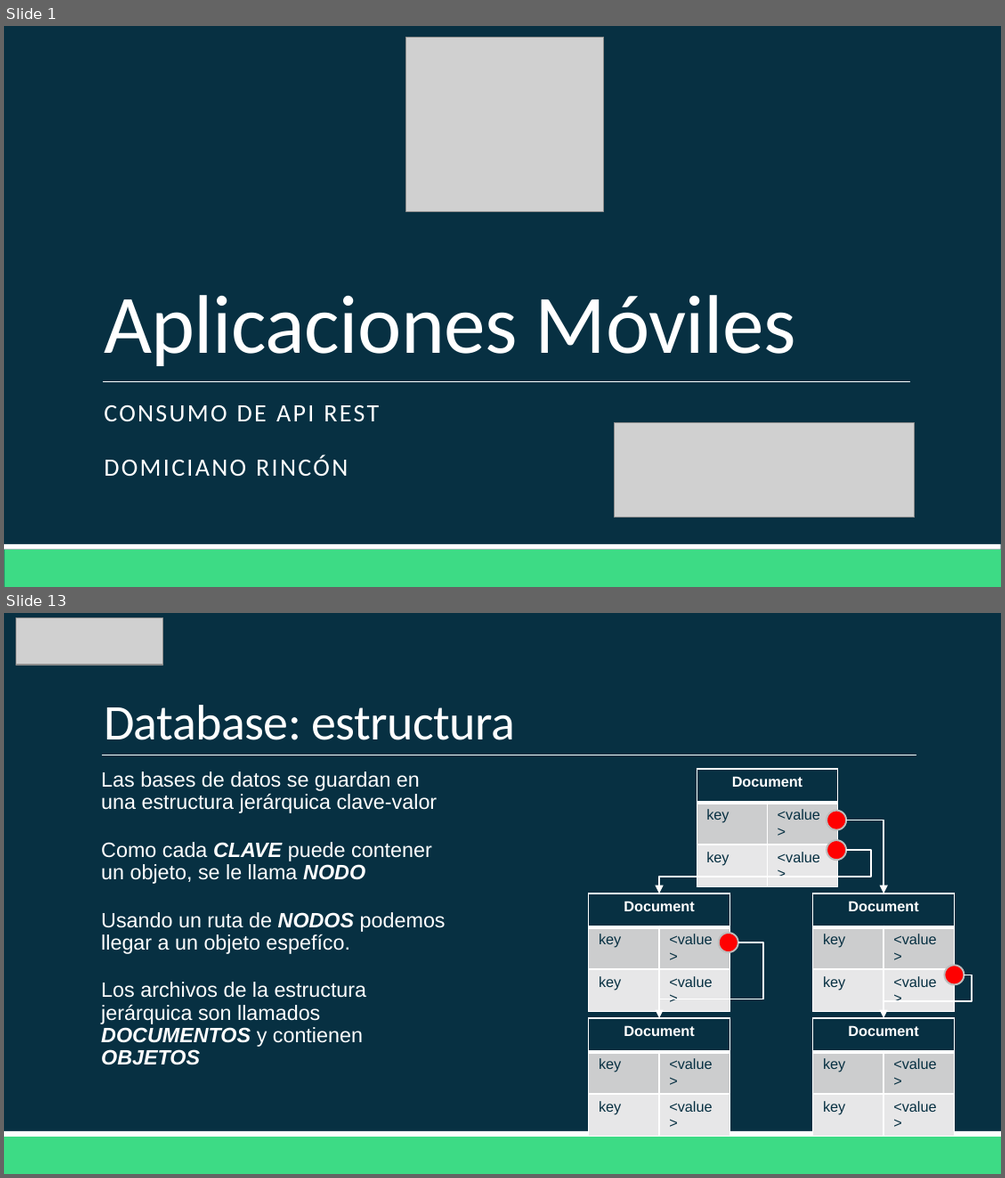
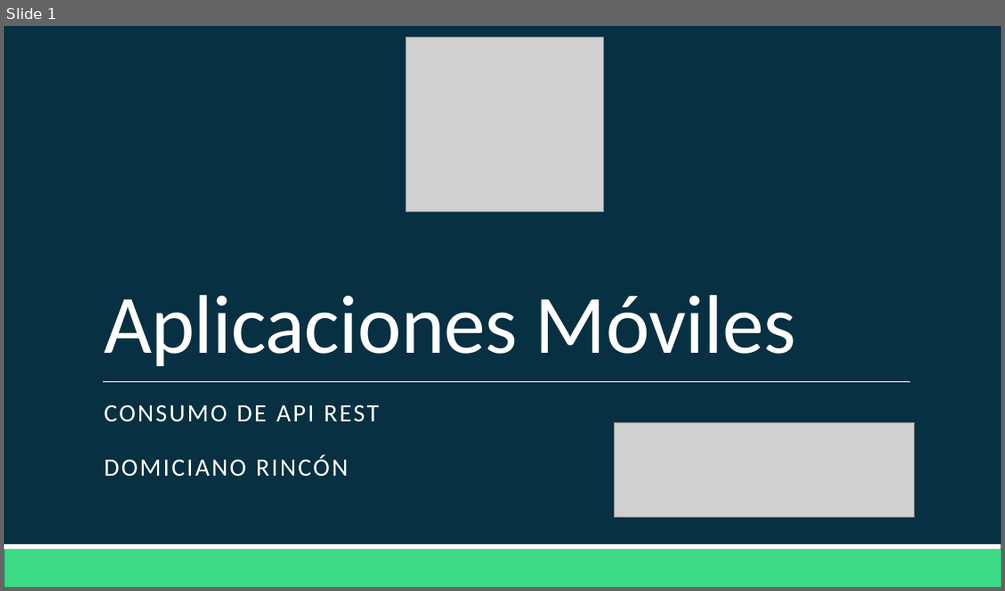
Before and after one commit to Domiciano/AppMoviles201, a slide deck: Clase 12/Clase 12.pptx. Shown one above the other, each under a label of ours: slides 1 and 13 before the commit, slide 1 after it; the slides between them are not shown. The pictures are 1005x1178 and 1005x591 pixels, drawn with LibreOffice and Linux fonts; fonts in the diff are those of the drawing; grey boxes stand for pictures. Boxes give left, top, right and bottom in pixels: in the first picture for what was removed or moved away, otherwise in the second. Text is boxed around its words. In the diff, an @@ line names an element or a change of style, - is before the commit and + after.

```diff
--- a/Clase 12/Clase 12.pptx
+++ b/Clase 12/Clase 12.pptx
@@ slide 13 removed at (4,613,1001,1174), background #073042; not listed: 2 template elements that a slide beside it also shows @@
@@ picture removed at (16,618,163,665) @@
@@ title removed at (104,705,516,740) @@
-Database: estructura
@@ text removed at (101,771,445,1065) @@
-  Las bases de datos se guardan en una estructura jerárquica clave-valor
-  Como cada CLAVE puede contener un objeto, se le llama NODO
-  Usando un ruta de NODOS podemos llegar a un objeto espefíco.
-  Los archivos de la estructura jerárquica son llamados DOCUMENTOS y contienen OBJETOS
@@ line removed from (102, 755) to (916, 755) @@
@@ table removed at (696,769,838,869), 3 rows, 2 columns @@
-Document | 
-key | <value>
-key | <value>
@@ ellipse removed at (826,811,846,830) @@
@@ elbow arrow removed from (846, 820) to (883, 893) @@
@@ elbow arrow removed from (846, 851) to (659, 893) @@
@@ ellipse removed at (826,840,846,860) @@
@@ table removed at (588,893,729,994), 3 rows, 2 columns @@
-Document | 
-key | <value>
-key | <value>
@@ table removed at (812,893,954,994), 3 rows, 2 columns @@
-Document | 
-key | <value>
-key | <value>
@@ elbow arrow removed from (737, 942) to (659, 1018) @@
@@ ellipse removed at (719,933,738,953) @@
@@ elbow arrow removed from (964, 975) to (883, 1018) @@
@@ ellipse removed at (944,965,964,985) @@
@@ table removed at (588,1018,729,1119), 3 rows, 2 columns @@
-Document | 
-key | <value>
-key | <value>
@@ table removed at (812,1018,954,1119), 3 rows, 2 columns @@
-Document | 
-key | <value>
-key | <value>
```
Also in this commit, not shown: 1 slide changed, 26 slides added, 45 other slides removed.
